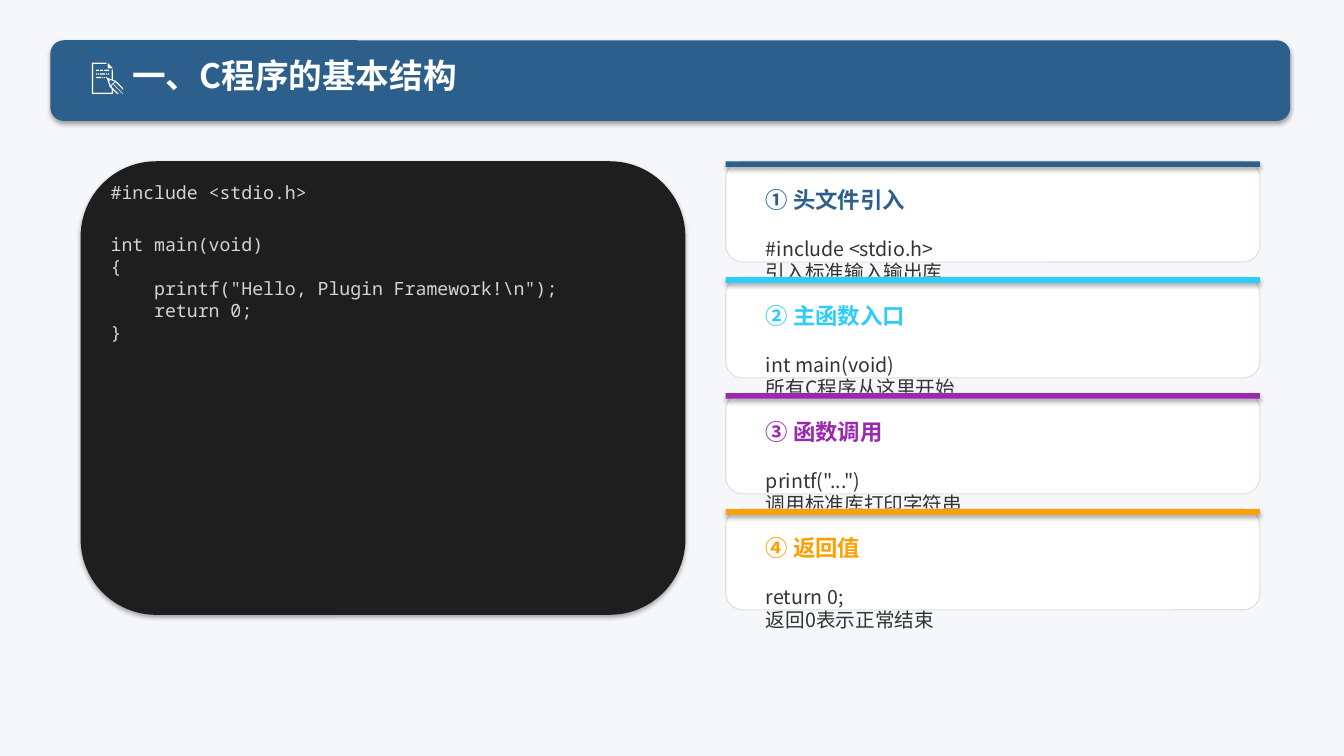
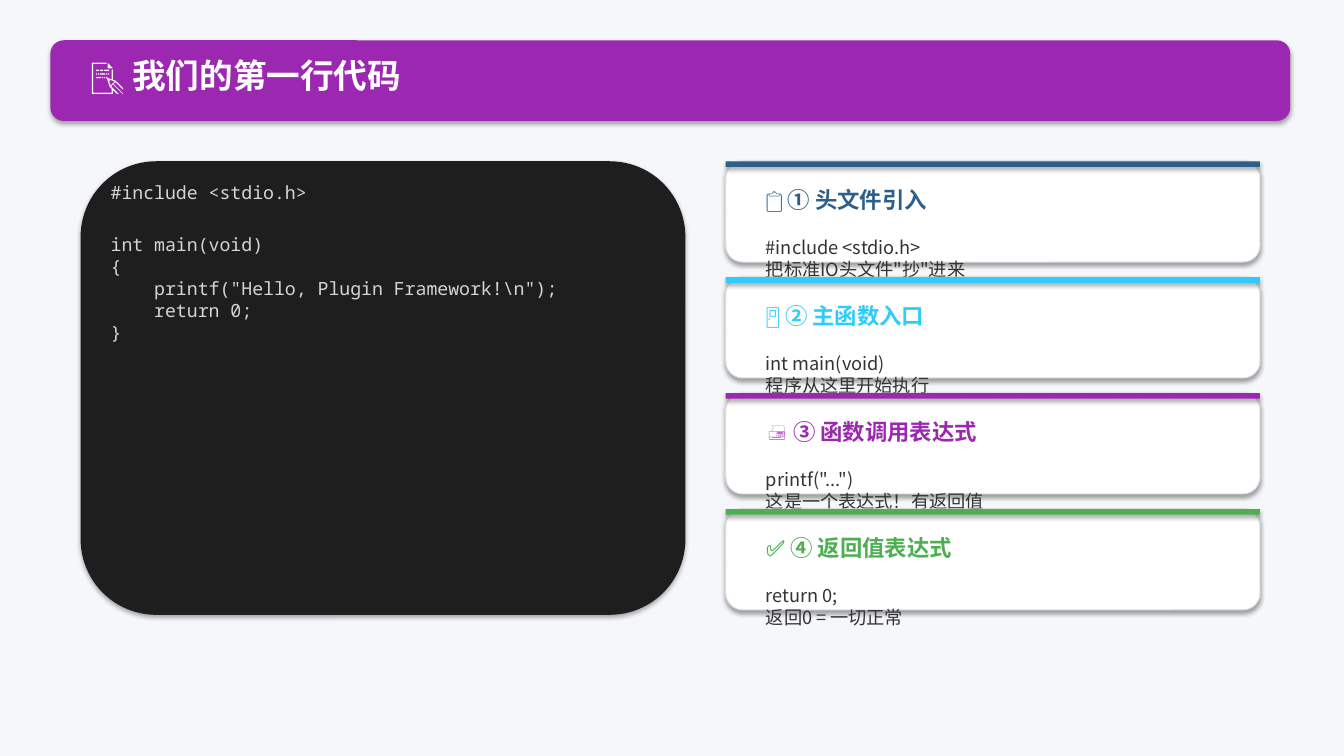
Before and after one commit to dll/cpsf, a slide deck: slide 6 of 01_你好世界/docs/课件.pptx (slide 4 before the commit). Drawn at 1344x756 pixels with LibreOffice and Linux fonts; fonts in the diff are those of the drawing. Boxes give left, top, right and bottom in pixels: in the first picture for what was removed or moved away, otherwise in the second. Text is boxed around its words. In the diff, an @@ line names an element or a change of style, - is before the commit and + after.

Commit message:
upgrade: 第1阶段全面升级V2
- 主题从'你好世界'升级为'表达式 —— C语言的灵魂'
- 新增C语言简史（1972年、Dennis Ritchie、贝尔实验室、UNIX）
- 深度解析表达式概念（5种表达式类型、万物皆表达式）
- 新增UML风格层次结构图（表达式→语句→函数→程序）
- 新增UML活动图风格编译流程图
- 增加C语言江湖地位介绍
- 幽默语言风格（冷知识、骚操作）
- 视频重新生成（突出表达式+C语言诞生+UML背景）
- PPT升级到13页（时间线、层次图、活动图）
- 思考题精简为4道更有深度的思辨题

```diff
--- a/01_你好世界/docs/课件.pptx
+++ b/01_你好世界/docs/课件.pptx
@@ rounded rectangle at bbox=[50, 40, 1291, 121]: fill #2C5F8B to #9C27B0 @@
@@ text at bbox=[132, 59, 401, 91]: text changed @@
-📝 一、C程序的基本结构
+📝 我们的第一行代码
@@ text at bbox=[788, 189, 927, 210]: text changed @@
-① 头文件引入
+📋 ① 头文件引入
@@ text at bbox=[766, 239, 965, 282]: text changed; size 14 to 13 pt @@
-#include <stdio.h>
-引入标准输入输出库
+#include <stdio.h>
+把标准IO头文件"抄"进来
@@ text at bbox=[785, 305, 924, 326]: text changed @@
-② 主函数入口
+🚪 ② 主函数入口
@@ text at bbox=[766, 355, 929, 398]: text changed; size 14 to 13 pt @@
-int main(void)
-所有C程序从这里开始
+int main(void)
+程序从这里开始执行
@@ text at bbox=[793, 421, 977, 442]: text changed @@
-③ 函数调用
+🖨️ ③ 函数调用表达式
@@ text at bbox=[766, 471, 984, 514]: text changed; size 14 to 13 pt @@
-printf("...")
-调用标准库打印字符串
+printf("...")
+这是一个表达式！有返回值
@@ shadow on in 4 elements at bbox=[726, 161, 1260, 262], bbox=[726, 277, 1260, 378], bbox=[726, 393, 1260, 494], bbox=[726, 509, 1260, 610] @@
@@ rectangle at bbox=[726, 509, 1260, 515]: fill #FFA000 to #4CAF50 @@
@@ text at bbox=[790, 537, 952, 558]: text changed; text colour #FFA000 to #4CAF50 @@
-④ 返回值
+✅ ④ 返回值表达式
@@ text at bbox=[766, 589, 903, 626]: text changed; size 14 to 13 pt @@
-return 0;
-返回0表示正常结束
+return 0;
+返回0 = 一切正常
```
Also in this commit, not shown: 8 other slides changed, 4 slides added, 2 slides removed, 5 other files.
